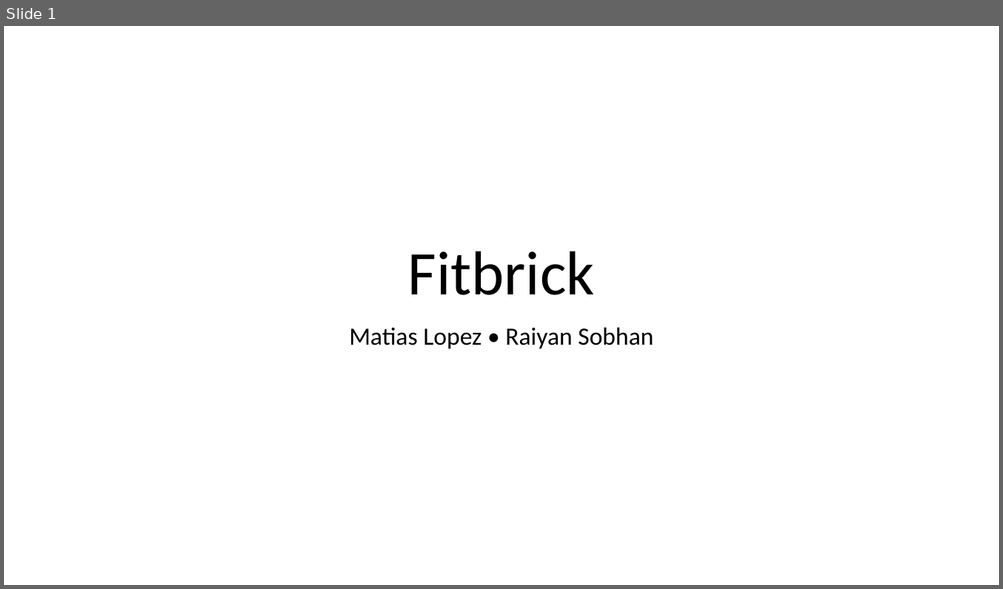
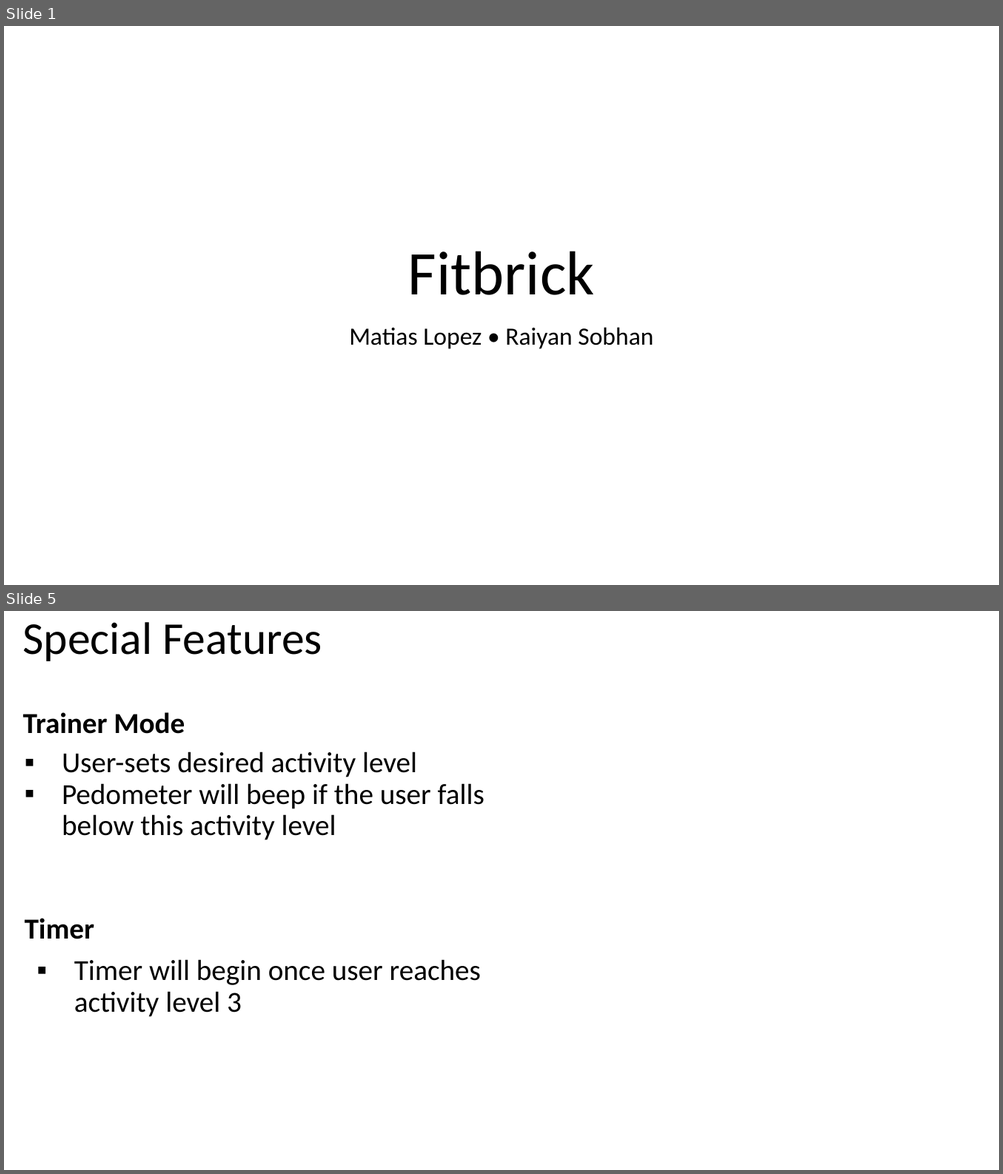
Before and after one commit to imatlopez/Fitbrick, a slide deck: Presentation.pptx. Shown one above the other, each under a label of ours: slide 1 before the commit, slides 1 and 5 after it; the slides between them are not shown. The pictures are 1003x589 and 1003x1174 pixels, drawn with LibreOffice and Linux fonts; fonts in the diff are those of the drawing. Boxes give left, top, right and bottom in pixels: in the first picture for what was removed or moved away, otherwise in the second. Text is boxed around its words. In the diff, an @@ line names an element or a change of style, - is before the commit and + after.

```diff
--- a/Presentation.pptx
+++ b/Presentation.pptx
@@ slide 5 added at (4,611,999,1170), background #FFFFFF @@
@@ text added at (23,622,321,661), 44 pt, text #000000 @@
+Special Features
@@ text added at (23,712,185,734), 28 pt, text #000000, bold @@
+Trainer Mode
@@ text added at (62,752,484,840), 28 pt, text #000000 @@
+▪ User-sets desired activity level
+▪ Pedometer will beep if the user falls below this activity level
@@ text added at (25,918,94,940), 28 pt, text #000000, bold @@
+Timer
@@ text added at (74,960,481,1017), 28 pt, text #000000 @@
+▪ Timer will begin once user reaches activity level 3
```
Also in this commit, not shown: 1 slide changed, 3 other slides added, 1 slide removed.
